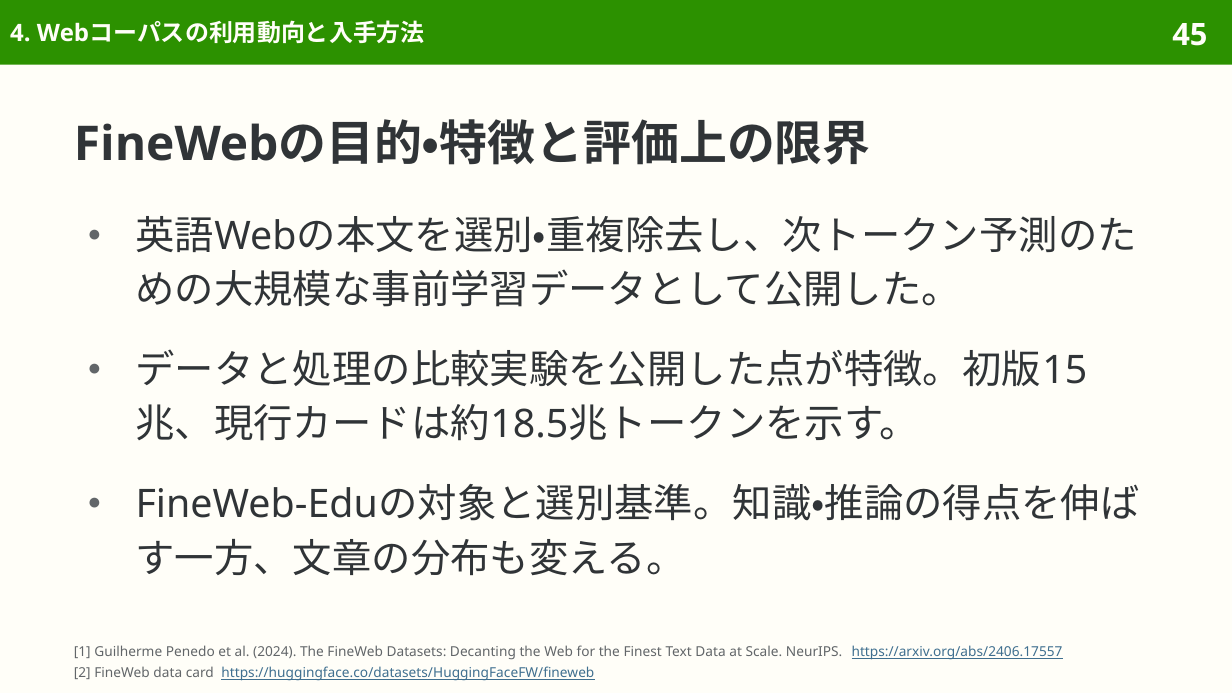
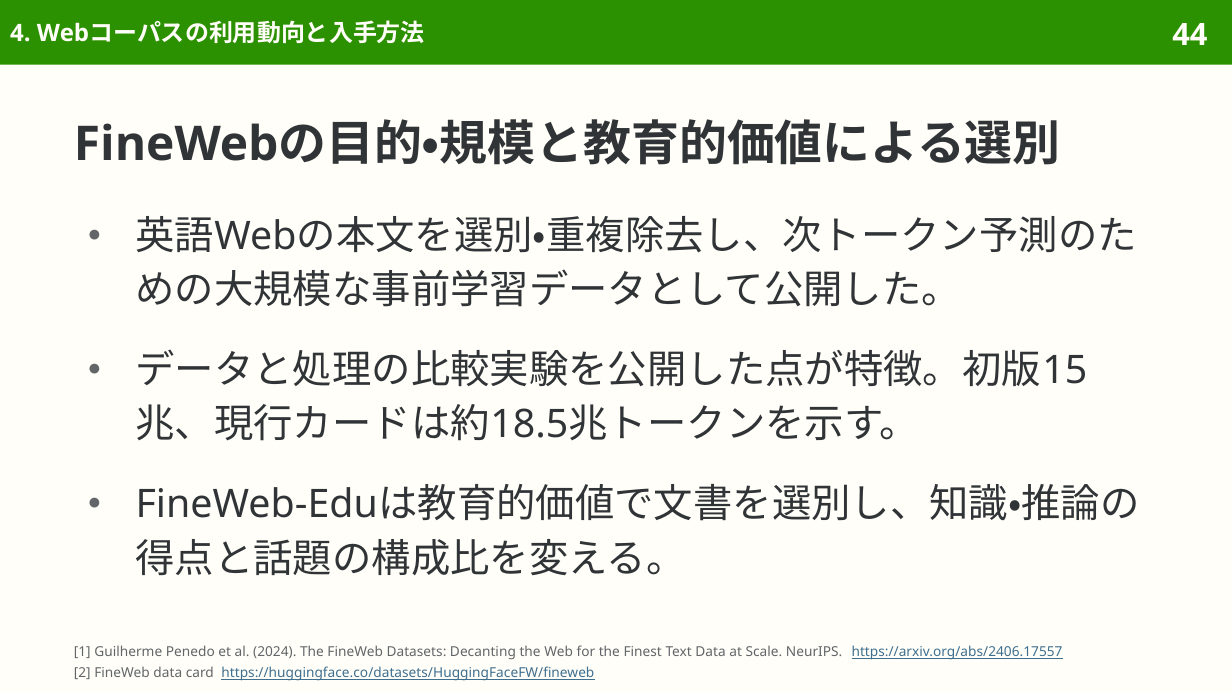
Before and after one commit to sasakiy84/datasets-in-10-minutes, a slide deck: slide 44 of slides/datasets-in-10-minutes-fineweb.pptx (slide 45 before the commit). Drawn at 1232x693 pixels with LibreOffice and Linux fonts; fonts in the diff are those of the drawing. Boxes give left, top, right and bottom in pixels: in the first picture for what was removed or moved away, otherwise in the second. Text is boxed around its words. In the diff, an @@ line names an element or a change of style, - is before the commit and + after.

```diff
--- a/slides/datasets-in-10-minutes-fineweb.pptx
+++ b/slides/datasets-in-10-minutes-fineweb.pptx
@@ page number at (1172, 23, 1207, 45): text changed @@
-45
+44
@@ title at (74, 119, 1061, 165): text changed @@
-FineWebの目的・特徴と評価上の限界
+FineWebの目的・規模と教育的価値による選別
@@ text at (136, 484, 1140, 575): text changed @@
-● FineWeb-Eduの対象と選別基準。知識・推論の得点を伸ばす一方、文章の分布も変える。
+● FineWeb-Eduは教育的価値で文書を選別し、知識・推論の得点と話題の構成比を変える。
```
Also in this commit, not shown: 34 other slides changed, 1 slide removed, 16 other files.
